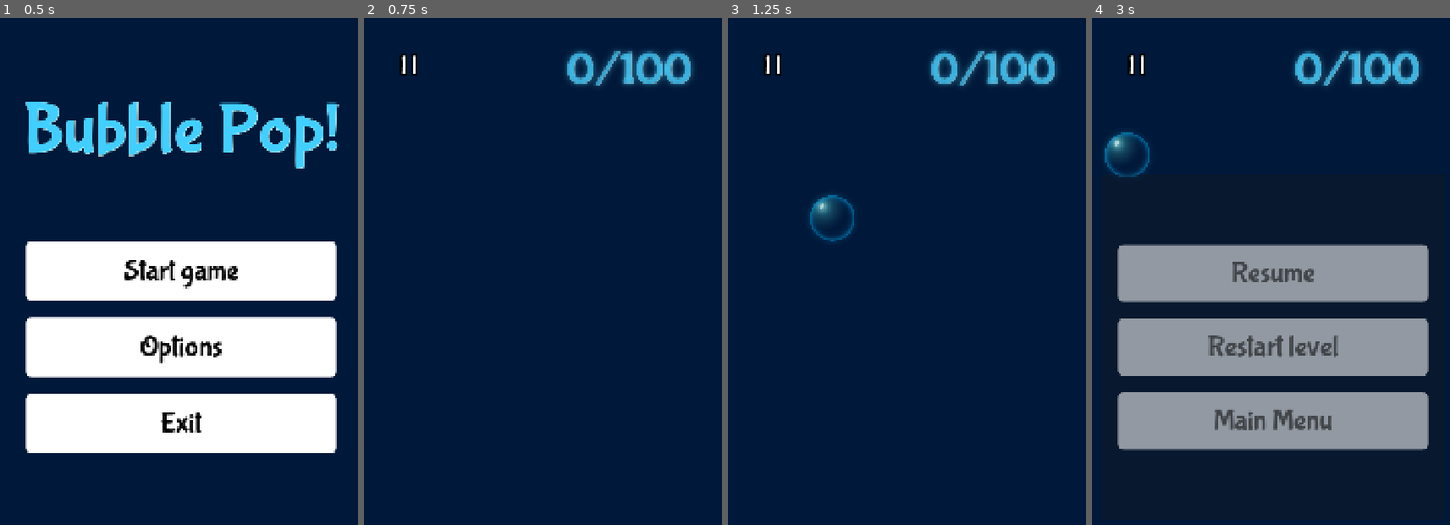
Above: before the commit, frames 1-4 (left to right).
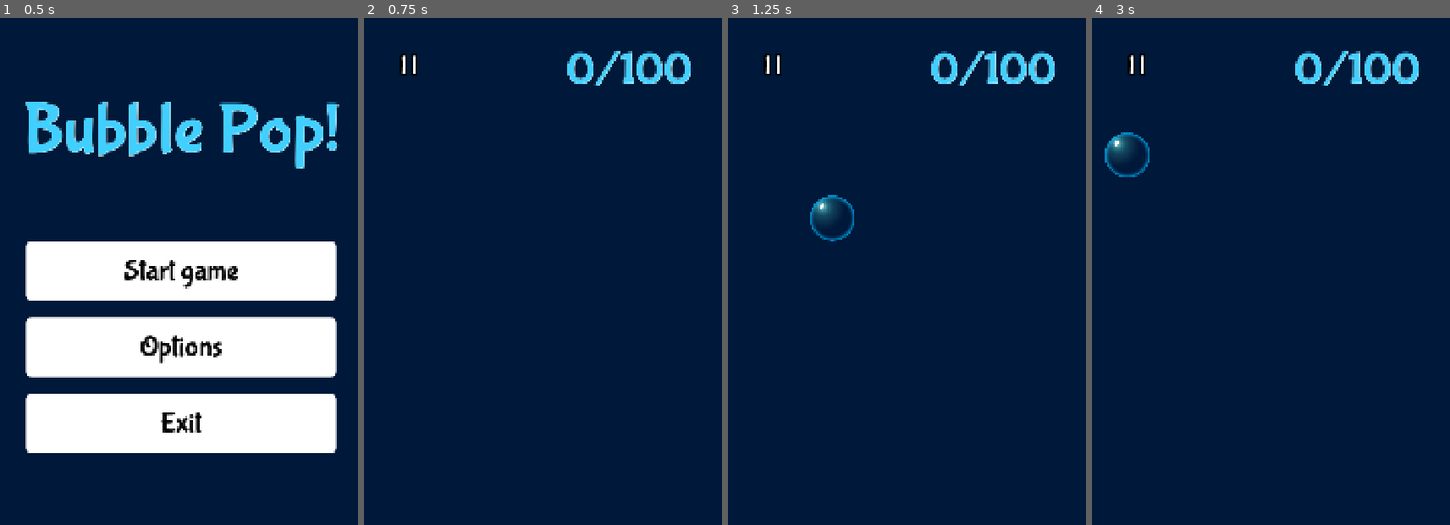
Above: after the commit, the same moments.

Repository: HybridAU/bubble-pop
Game: Godot game, scene res://menus/main_menu.tscn
The game is run twice, just before and just after one commit, with the same random seed, the same clock (stepped at 60 frames per second) and the same inputs.
Inputs (mouse positions are in pixels of both pictures, inside the frame that each line leads up to):
- Up to frame 1 (0.5 s): no input
- Up to frame 2 (0.75 s): click "Start game" at 0.5 s
- Up to frame 3 (1.25 s): no input
- Up to frame 4 (3 s): click (1138, 63) at 1.25 s; click "Restart level" at 2 s; click (1138, 63) at 2.75 s

Frame 1 is identical in both runs. In frame 2, 1.6% of the frame differs, in the area x 56-92%, y 6-14%; in frame 3, 1.7%; in frame 4, 31%, in the area x 3-95%, y 6-86%.

Commit message:
Hopefully last fix for pause menu

Diff:
--- a/menus/pause_menu.tscn
+++ b/menus/pause_menu.tscn
@@ -63,6 +63,18 @@
 "transitions": PackedFloat32Array(1),
 "update": 0,
 "values": [Color(1, 1, 1, 0)]
+}
+tracks/2/type = "value"
+tracks/2/imported = false
+tracks/2/enabled = true
+tracks/2/path = NodePath("CanvasLayer:visible")
+tracks/2/interp = 1
+tracks/2/loop_wrap = true
+tracks/2/keys = {
+"times": PackedFloat32Array(0),
+"transitions": PackedFloat32Array(1),
+"update": 1,
+"values": [false]
 }
 
 [sub_resource type="Animation" id="Animation_qlf07"]
@@ -92,6 +104,18 @@
 "update": 0,
 "values": [Color(1, 1, 1, 0), Color(1, 1, 1, 1)]
 }
+tracks/2/type = "value"
+tracks/2/imported = false
+tracks/2/enabled = true
+tracks/2/path = NodePath("CanvasLayer:visible")
+tracks/2/interp = 1
+tracks/2/loop_wrap = true
+tracks/2/keys = {
+"times": PackedFloat32Array(0, 0.3),
+"transitions": PackedFloat32Array(1, 1),
+"update": 1,
+"values": [false, true]
+}
 
 [sub_resource type="AnimationLibrary" id="AnimationLibrary_ybqm1"]
 _data = {
@@ -110,6 +134,7 @@
 script = ExtResource("1_p1qj3")
 
 [node name="CanvasLayer" type="CanvasLayer" parent="." unique_id=669756297]
+visible = false
 
 [node name="ColorRect" type="ColorRect" parent="CanvasLayer" unique_id=196294741]
 material = SubResource("ShaderMaterial_p1qj3")
Not shown, changed: README.md
